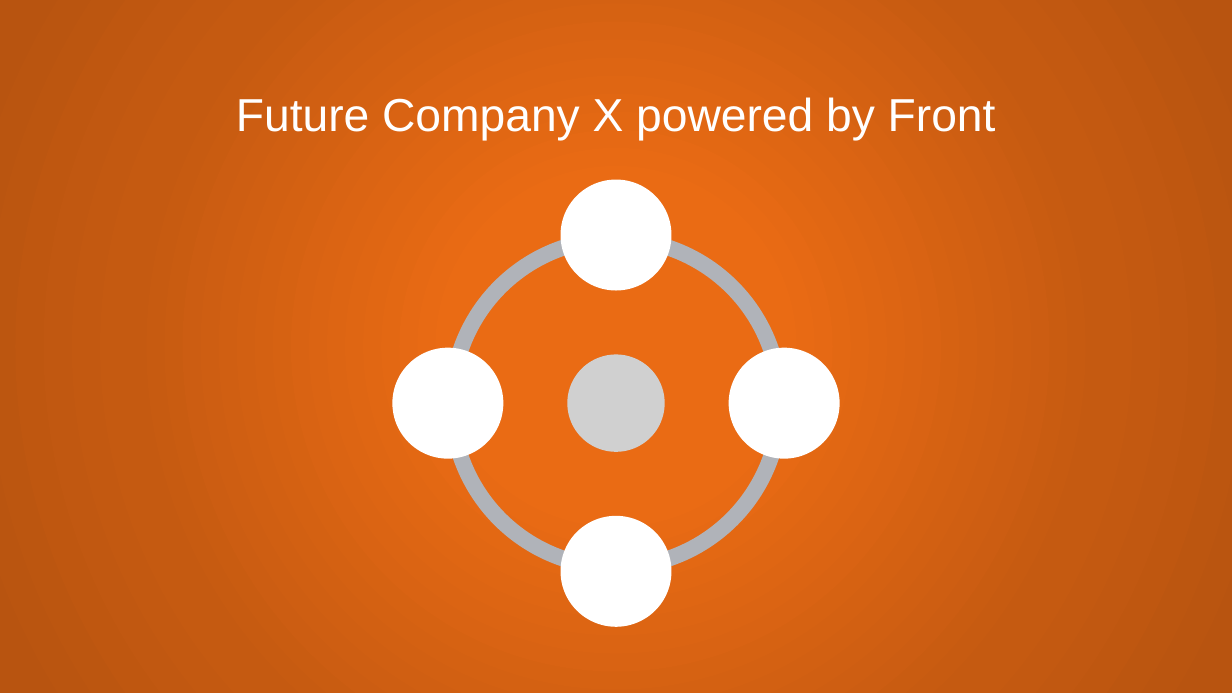
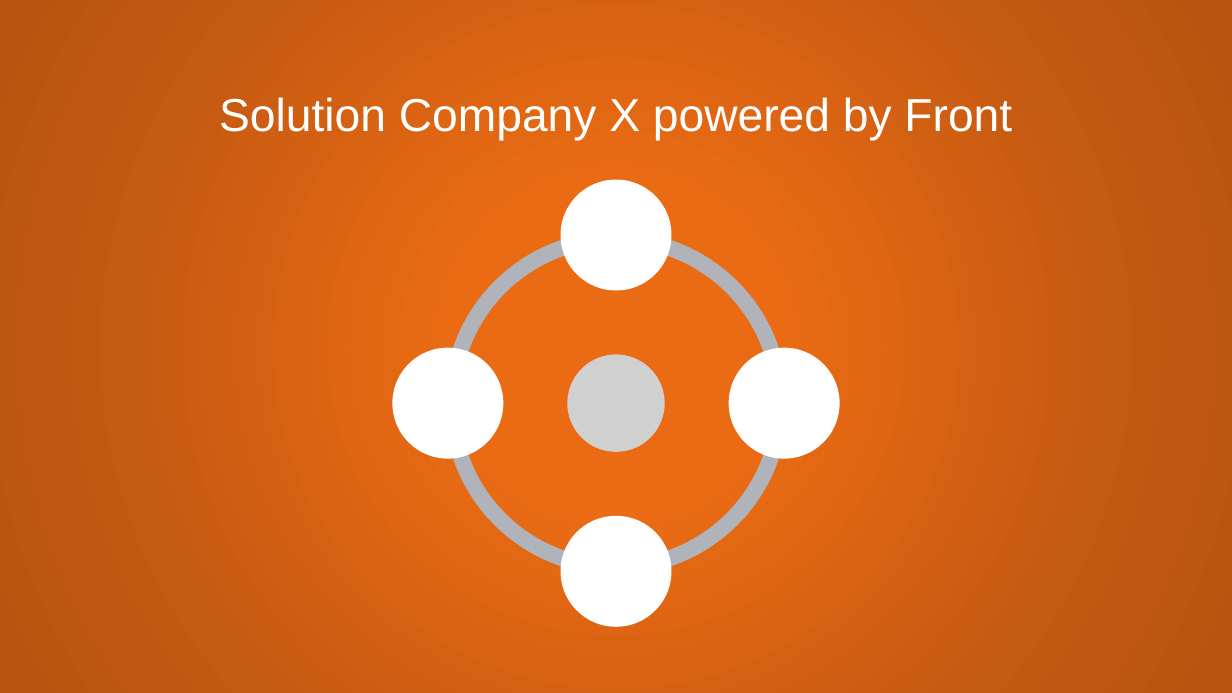
Before and after one commit to aleptra/front, a slide deck: slide 16 of _front.pptx (slide 15 before the commit). Drawn at 1232x693 pixels with LibreOffice and Linux fonts; fonts in the diff are those of the drawing; grey boxes stand for pictures. Boxes give left, top, right and bottom in pixels: in the first picture for what was removed or moved away, otherwise in the second. Text is boxed around its words. In the diff, an @@ line names an element or a change of style, - is before the commit and + after.

```diff
--- a/_front.pptx
+++ b/_front.pptx
@@ text at box(219, 97, 1012, 141): text changed @@
-Future Company X powered by Front
+Solution Company X powered by Front
```
Also in this commit, not shown: 16 other slides changed, 2 slides added.
